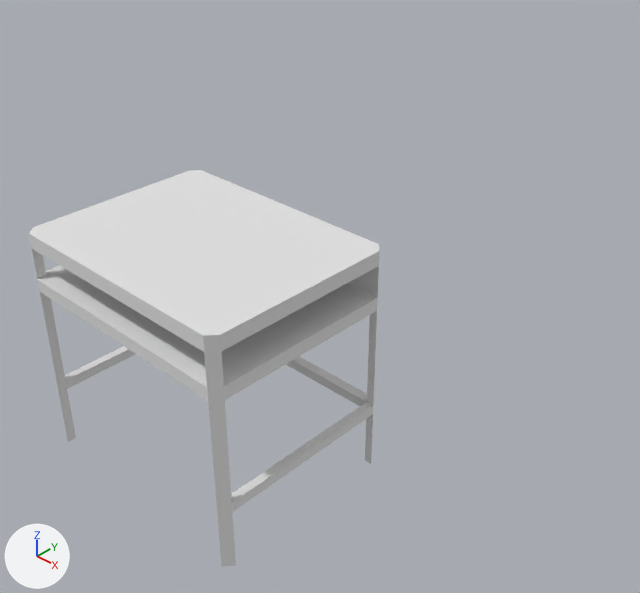
An edit to the Blender file data/models/objetos/icex/mesa.blend, drawn before and after from the same camera.
Before and after are seen from a 50 mm lens placed at (18.5, -14.5, 12.9), pointed at (0.3, 4.8, -2.9). Arrows for +X, +Y and +Z are at lower left; the lights stay in place.
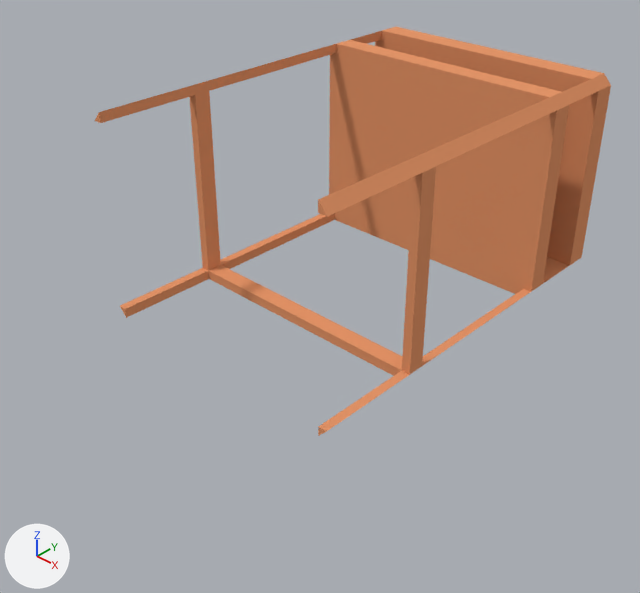
Boxes (x1, y1, x2, y2) around the edits, measured in the pictures (640 x 593 px):
'Cube', recoloured, moved, turned, rescaled
    before: (29, 170, 379, 566)
    after: (95, 27, 611, 436)

The change, as a list of edits to the scene's bpy script:
```text
Change mat_material:
    mat_material.base_color: (0.756, 0.756, 0.756) -> (0.781, 0.304, 0.141)  # light grey #e1e1e1 -> orange #e59669
Change ob_cube:
    ob_cube.location: (0.0, 0.0, 0.0) -> (0.0, 12.68, 0.0)
    ob_cube.rotation_euler: (0.0, 0.0, 0.0) -> (-1.57, 0.0, 0.0)  # degrees (0, 0, 0) -> degrees (-90, 0, 0)
    ob_cube.scale: (1.0, 1.0, 1.0) -> (1.17, 1.13, 1.8)
```
